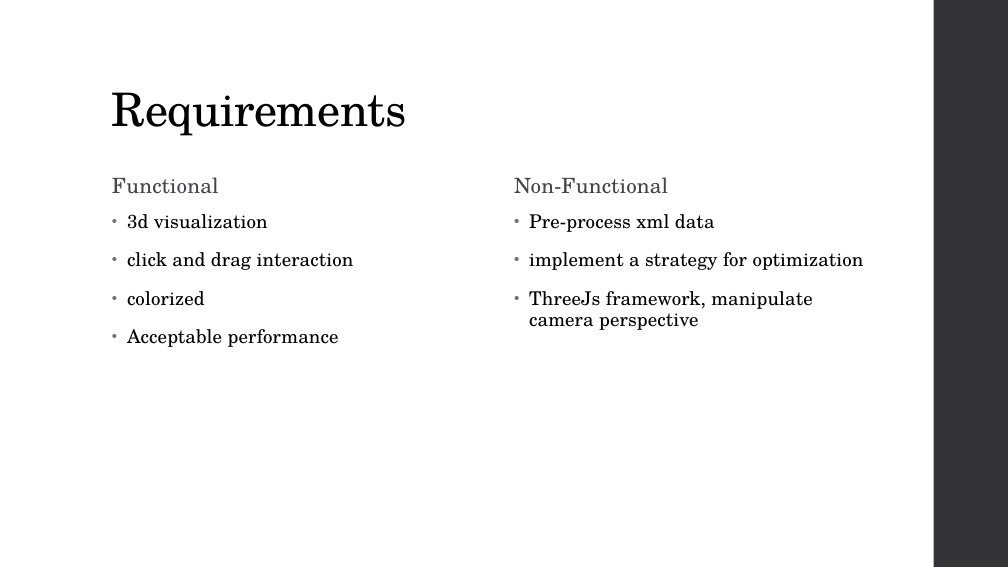
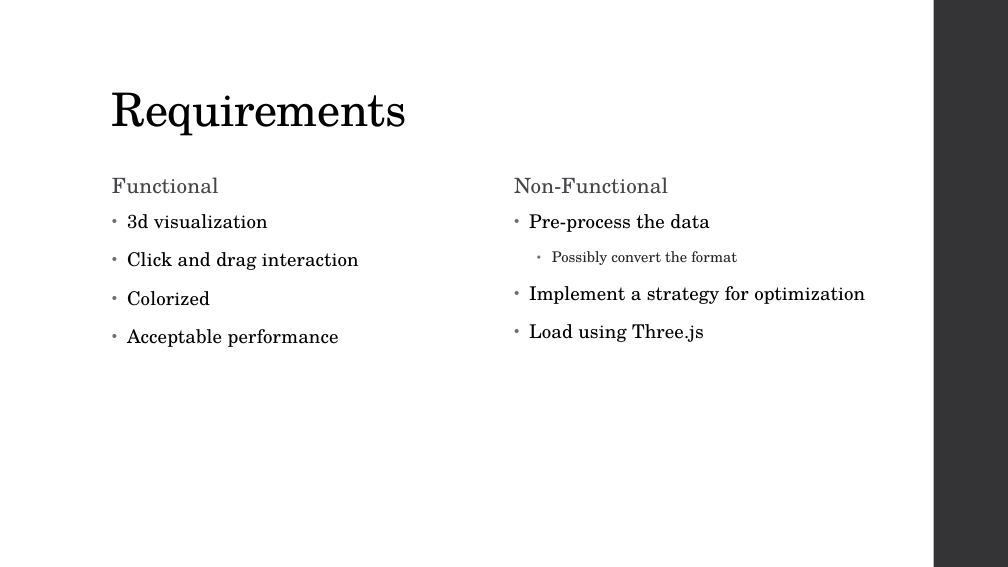
Before and after one commit to MKinsey/pvd-viewer, a slide deck: slide 5 of intro.pptx. Drawn at 1008x567 pixels with LibreOffice and Linux fonts; fonts in the diff are those of the drawing. Boxes give left, top, right and bottom in pixels: in the first picture for what was removed or moved away, otherwise in the second. Text is boxed around its words. In the diff, an @@ line names an element or a change of style, - is before the commit and + after.

Commit message:
finished ppt, added test data set

```diff
--- a/intro.pptx
+++ b/intro.pptx
@@ text at (529, 214, 865, 342): text changed @@
-• Pre-process xml data
-• implement a strategy for optimization
-• ThreeJs framework, manipulate camera perspective
+• Pre-process the data
+    • Possibly convert the format
+• Implement a strategy for optimization
+• Load using Three.js
@@ text at (127, 252, 359, 306): text changed @@
-• click and drag interaction
-• colorized
+• Click and drag interaction
+• Colorized
```
Also in this commit, not shown: 3 other slides changed, 1 slide added, 1 other file.
